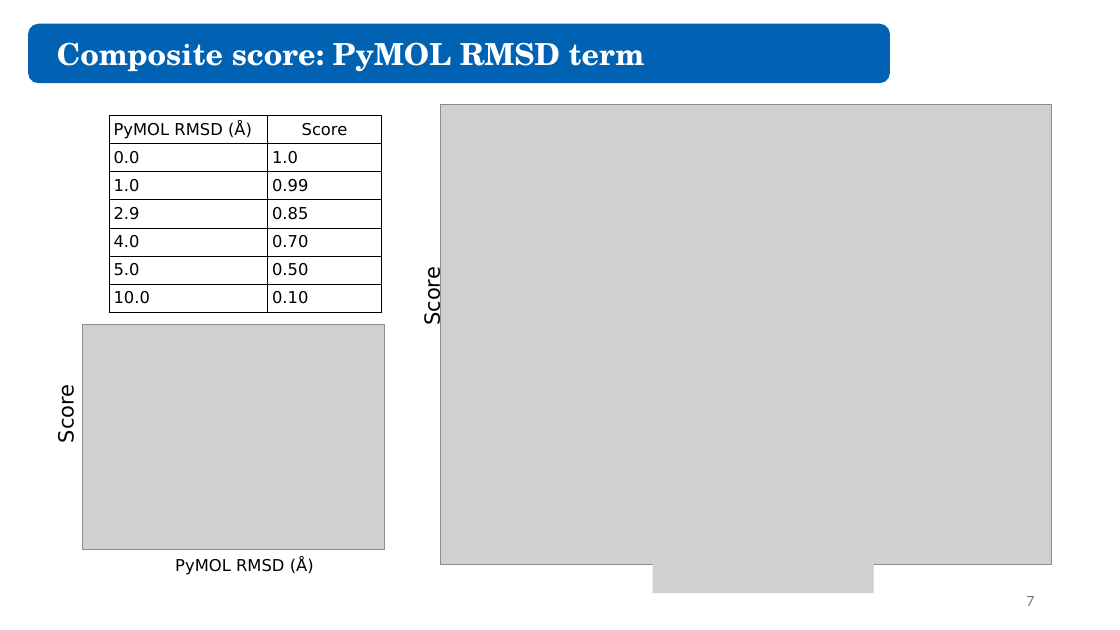
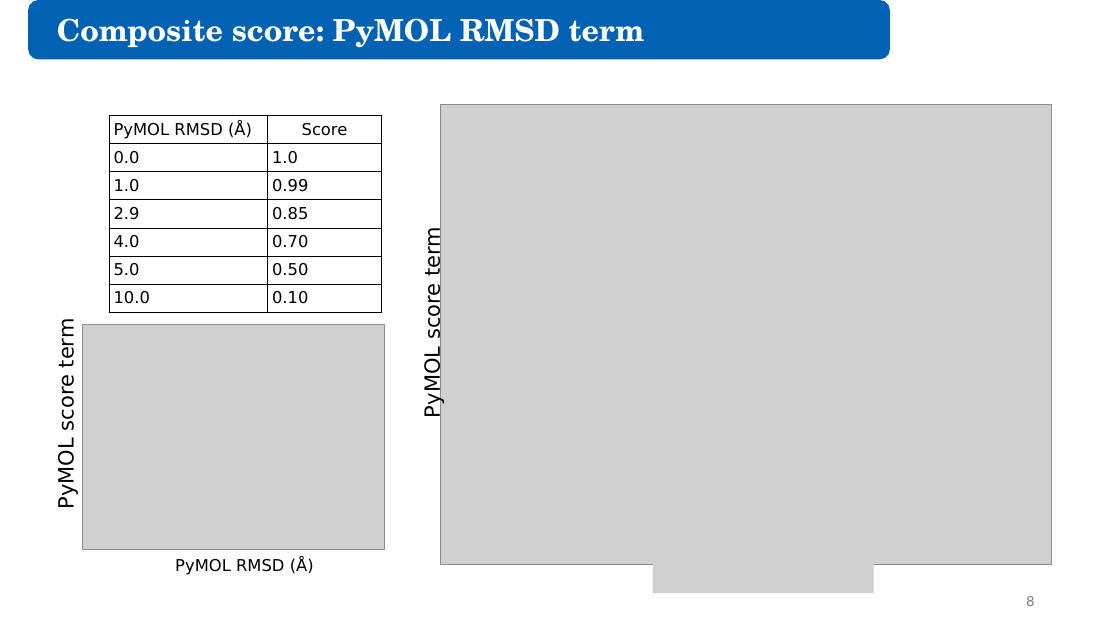
Before and after one commit to juliandeanmoran/BISSH, a slide deck: slide 8 of reports/2026-08-28_projectUpdate_3/2026-08-28_projectUpdate_3_jmoran.pptx (slide 7 before the commit). Drawn at 1120x630 pixels with LibreOffice and Linux fonts; fonts in the diff are those of the drawing; grey boxes stand for pictures. Boxes give left, top, right and bottom in pixels: in the first picture for what was removed or moved away, otherwise in the second. Text is boxed around its words. In the diff, an @@ line names an element or a change of style, - is before the commit and + after.

Commit message:
Added slide about composite scoring term weights.

```diff
--- a/reports/2026-08-28_projectUpdate_3/2026-08-28_projectUpdate_3_jmoran.pptx
+++ b/reports/2026-08-28_projectUpdate_3/2026-08-28_projectUpdate_3_jmoran.pptx
@@ rounded rectangle: place and size @@
-rounded rectangle at [29, 24, 889, 82]
+rounded rectangle at [29, 1, 889, 59]
@@ text "Composite score: PyMOL RMSD term": place and size @@
-text "Composite score: PyMOL RMSD term" at [57, 42, 645, 72]
+text "Composite score: PyMOL RMSD term" at [57, 18, 645, 48]
@@ text at [420, 232, 444, 416]: text changed @@
-Score
+PyMOL score term
@@ text at [54, 323, 78, 507]: text changed @@
-Score
+PyMOL score term
@@ page number at [1026, 596, 1034, 606]: text changed @@
-7
+8
```
Also in this commit, not shown: 4 other slides changed, 5 slides added, 1 slide removed.
